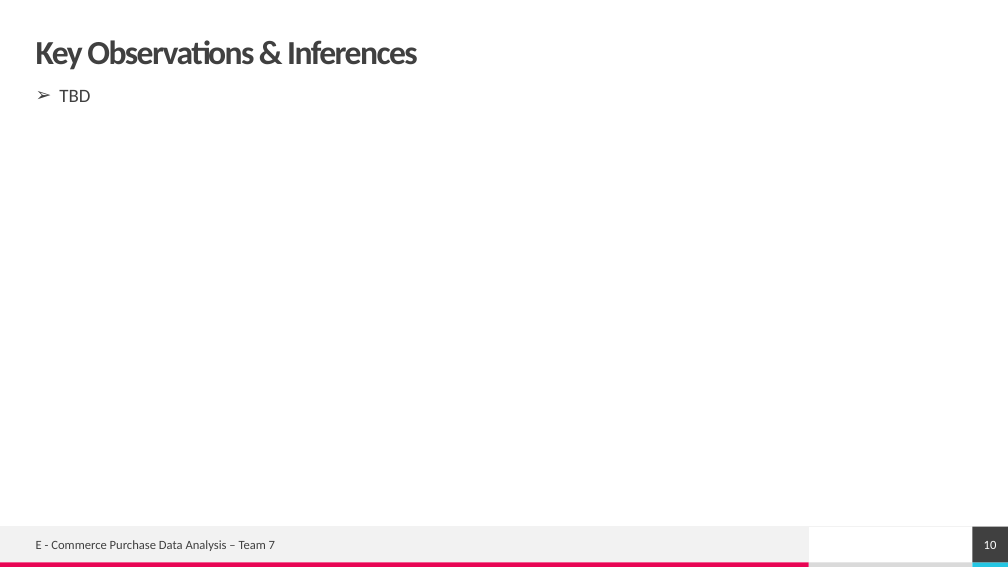
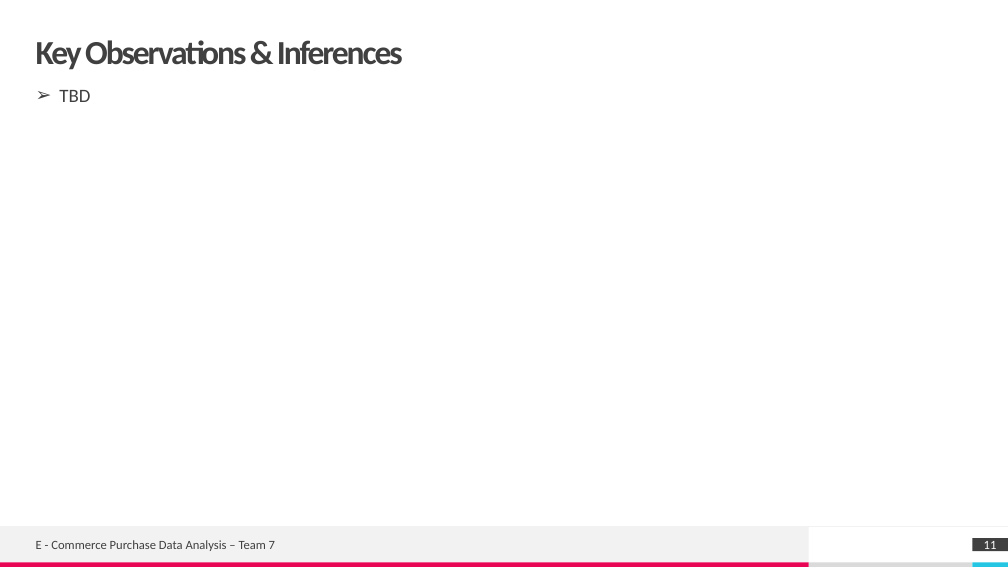
Before and after one commit to RajeshRamachander/ecom, a slide deck: slide 11 of Ecom_Eda.pptx (slide 10 before the commit). Drawn at 1008x567 pixels with LibreOffice and Linux fonts; fonts in the diff are those of the drawing. Boxes give left, top, right and bottom in pixels: in the first picture for what was removed or moved away, otherwise in the second. Text is boxed around its words. In the diff, an @@ line names an element or a change of style, - is before the commit and + after.

```diff
--- a/Ecom_Eda.pptx
+++ b/Ecom_Eda.pptx
@@ title "Key Observations & Inferences" at (x1=36, y1=40, x2=403, y2=70): letter spacing -1.5 to -2 pt @@
@@ page number removed at (x1=972, y1=527, x2=1008, y2=563) @@
-10
@@ page number added at (x1=972, y1=538, x2=1008, y2=551), fill #404040, 12 pt, text #FFFFFF @@
+11
```
Also in this commit, not shown: 7 other slides changed, 3 slides added, 2 slides removed, 1 other file.
